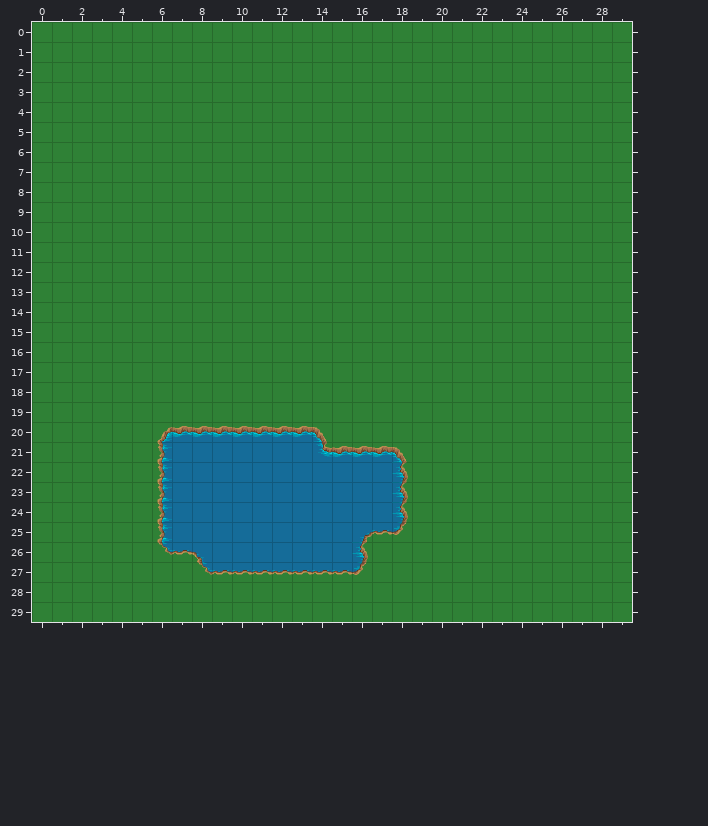
Level history. Tiled map: rpg-packer/data/test2.tmx. That is the earlier state.
Cells are 32x32 px. Shown: x 0..29, y 0..29.
New version:
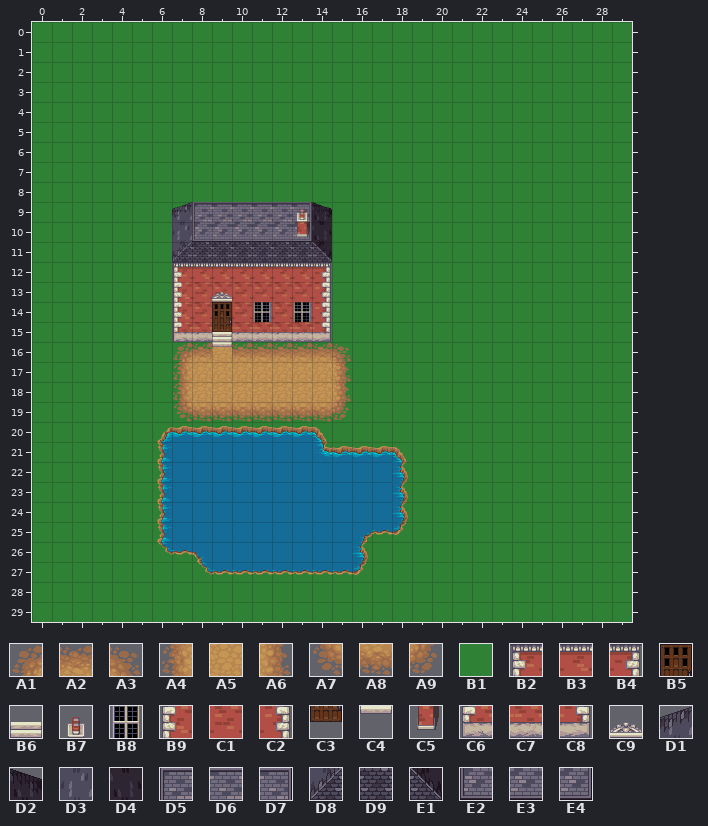
Key: from "dirt": A1 6, A2 7, A3 8, A4 9, A5 10, A6 11, A7 12, A8 13, A9 14; from "grass": B1 10; from "house": B2 0, B3 1, B4 2, B5 3, B6 4, B7 6, B8 7, B9 9, C1 10, C2 11, C3 12, C4 13, C5 15, C6 18, C7 19, C8 20, C9 21, D1 27, D2 29, D3 36, D4 38, D5 39, D6 40, D7 41, D8 45, D9 46, E1 47, E2 48, E3 49, E4 50.
__ is an empty cell.
Diff:
Layer "Tile Layer 1":
y 9: x 8..13 B1 B1 B1 B1 B1 B1 -> D5 D6 D6 D6 D6 D7
y 10: x 7..14 B1 B1 B1 B1 B1 B1 B1 B1 -> D3 E2 E3 E3 E3 E3 E4 D4
y 11: x 7..14 B1 B1 B1 B1 B1 B1 B1 B1 -> D8 D9 D9 D9 D9 D9 D9 E1
y 12: x 7..14 B1 B1 B1 B1 B1 B1 B1 B1 -> B2 B3 B3 B3 B3 B3 B3 B4
y 13: x 7..14 B1 B1 B1 B1 B1 B1 B1 B1 -> B9 C1 C1 C1 C1 C1 C1 C2
y 14: x 7..14 B1 B1 B1 B1 B1 B1 B1 B1 -> B9 C1 B5 C1 C1 C1 C1 C2
y 15: x 7..14 B1 B1 B1 B1 B1 B1 B1 B1 -> C6 C7 B6 C7 C7 C7 C7 C8
y 16: x 9 B1 -> A5
y 17..18: x 8..14 B1 B1 B1 B1 B1 B1 B1 -> A5 A5 A5 A5 A5 A5 A5
Layer "Tile Layer 2":
y 9: x 7 __ -> D1; x 13..14 __ __ -> B7 D2
y 10: x 13 __ -> C5
y 13: x 9 __ -> C9
y 14: x 11 __ -> B8; x 13 __ -> B8
y 15: x 9 __ -> C3
y 16: x 7..15 __ __ __ __ __ __ __ __ __ -> A1 A2 C4 A2 A2 A2 A2 A2 A3
y 17..18: x 7 __ -> A4; x 15 __ -> A6
y 19: x 7..15 __ __ __ __ __ __ __ __ __ -> A7 A8 A8 A8 A8 A8 A8 A8 A9
Changed places in both pictures, as pixel boxes (x1, y1, x2, y2):
changed: (172, 202, 351, 422)
